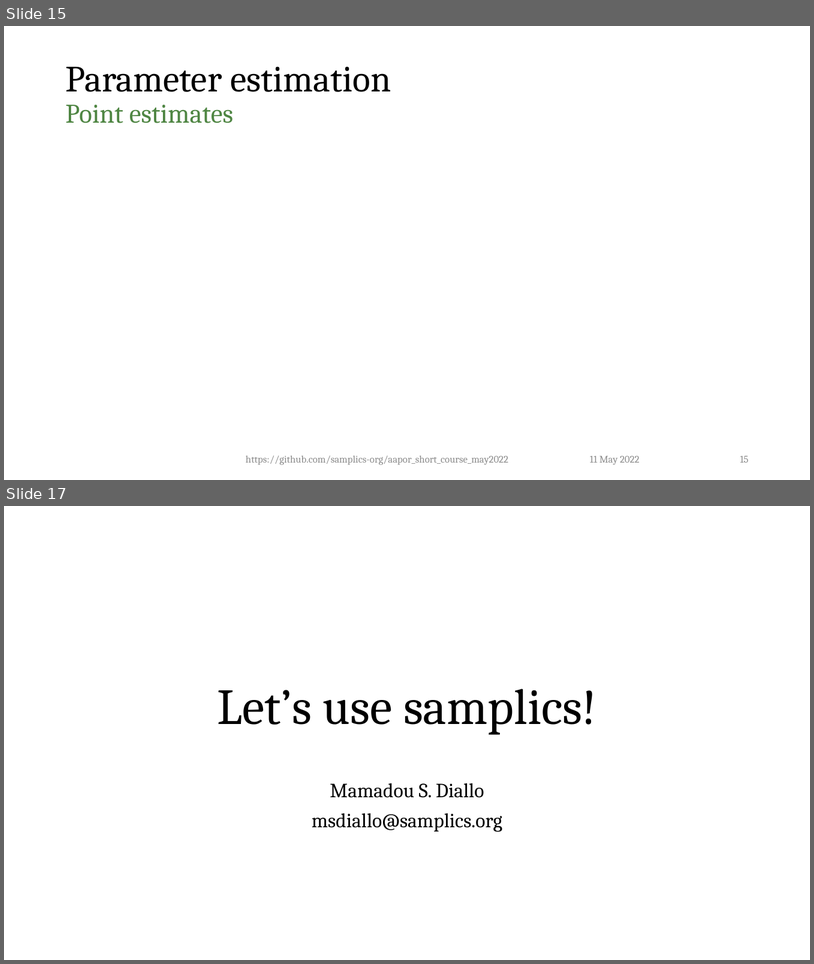
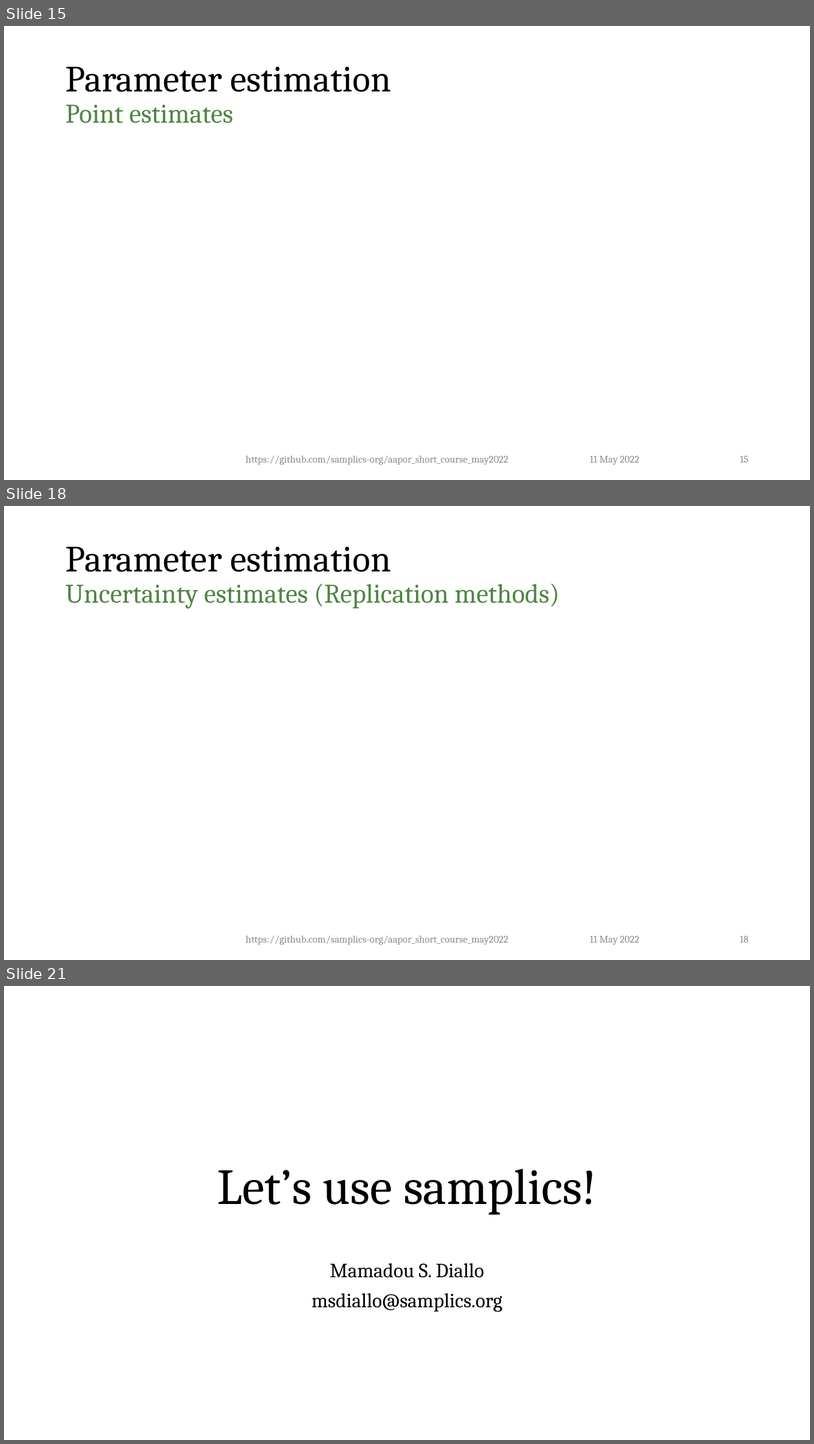
Before and after one commit to dalerhoda/aapor_short_course_may2022, a slide deck: notebooks/4_Introduction_to_Sampling.pptx. Shown one above the other, each under a label of ours: slides 15 and 17 before the commit, slides 15, 18 and 21 after it; the slides between them are not shown. The pictures are 814x964 and 814x1444 pixels, drawn with LibreOffice and Linux fonts; fonts in the diff are those of the drawing; grey boxes stand for pictures; background and template pictures are left out. Boxes give left, top, right and bottom in pixels: in the first picture for what was removed or moved away, otherwise in the second. Text is boxed around its words. In the diff, an @@ line names an element or a change of style, - is before the commit and + after.

Commit message:
new version of the course

```diff
--- a/notebooks/4_Introduction_to_Sampling.pptx
+++ b/notebooks/4_Introduction_to_Sampling.pptx
@@ slide 18 added at (4,506,810,960), background #FFFFFF @@
@@ title added at (65,547,560,609), 32 pt, text #4E8542 @@
+Parameter estimation
+Uncertainty estimates (Replication methods)
@@ text added at (246,935,509,945), 12 pt, text #8C8C8C @@
+https://github.com/samplics-org/aapor_short_course_may2022
@@ text added at (590,936,639,945), 12 pt, text #8C8C8C @@
+11 May 2022
@@ page number added at (740,936,749,942), 12 pt, text #8C8C8C @@
+18
@@ what was slide 17 is now slide 21 @@
```
Also in this commit, not shown: 1 slide changed, 3 other slides added, 11 other files.
